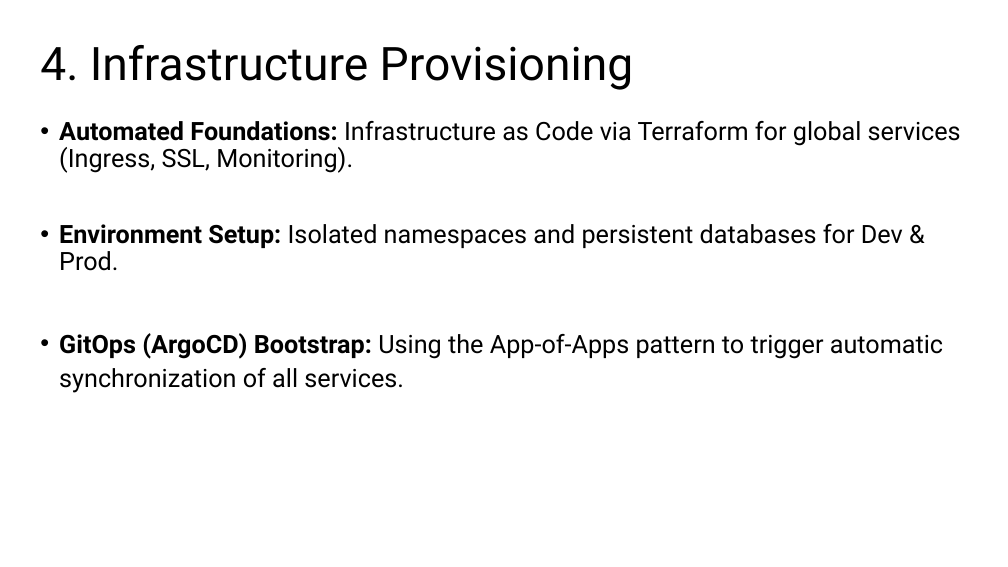
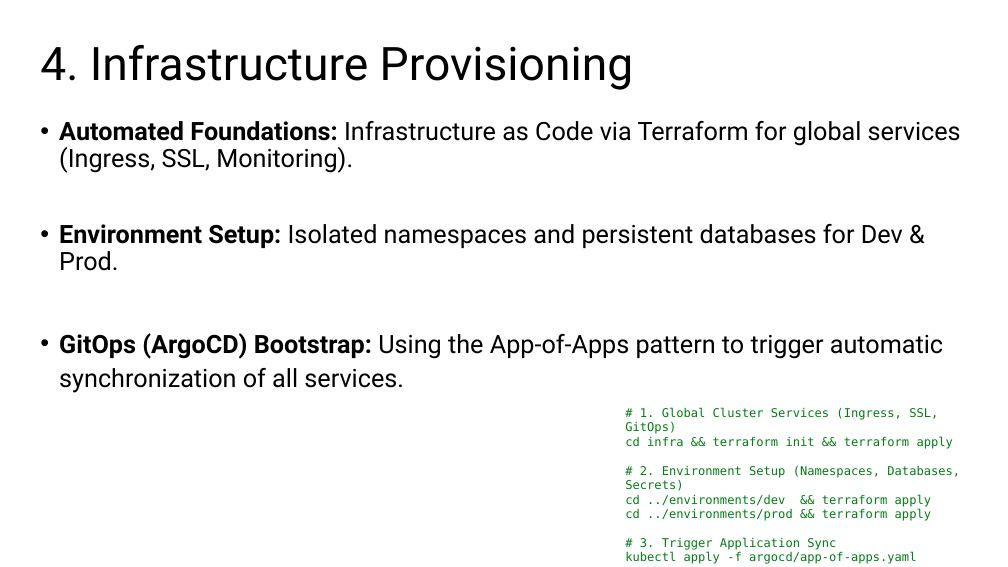
Before and after one commit to baris1892/datascientest-final-project, a slide deck: slide 6 of docs/Presentation.pptx. Drawn at 1008x567 pixels with LibreOffice and Linux fonts; fonts in the diff are those of the drawing. Boxes give left, top, right and bottom in pixels: in the first picture for what was removed or moved away, otherwise in the second. Text is boxed around its words. In the diff, an @@ line names an element or a change of style, - is before the commit and + after.

Commit message:
updated final slides

```diff
--- a/docs/Presentation.pptx
+++ b/docs/Presentation.pptx
@@ text added at bbox=[625, 407, 960, 564], 11.5 pt, text #067D17 @@
+# 1. Global Cluster Services (Ingress, SSL, GitOps)
+cd infra && terraform init && terraform apply
+# 2. Environment Setup (Namespaces, Databases, Secrets)
+cd ../environments/dev && terraform apply
+cd ../environments/prod && terraform apply
+# 3. Trigger Application Sync
+kubectl apply -f argocd/app-of-apps.yaml
```
Also in this commit, not shown: 1 other slide changed, 1 other file.
